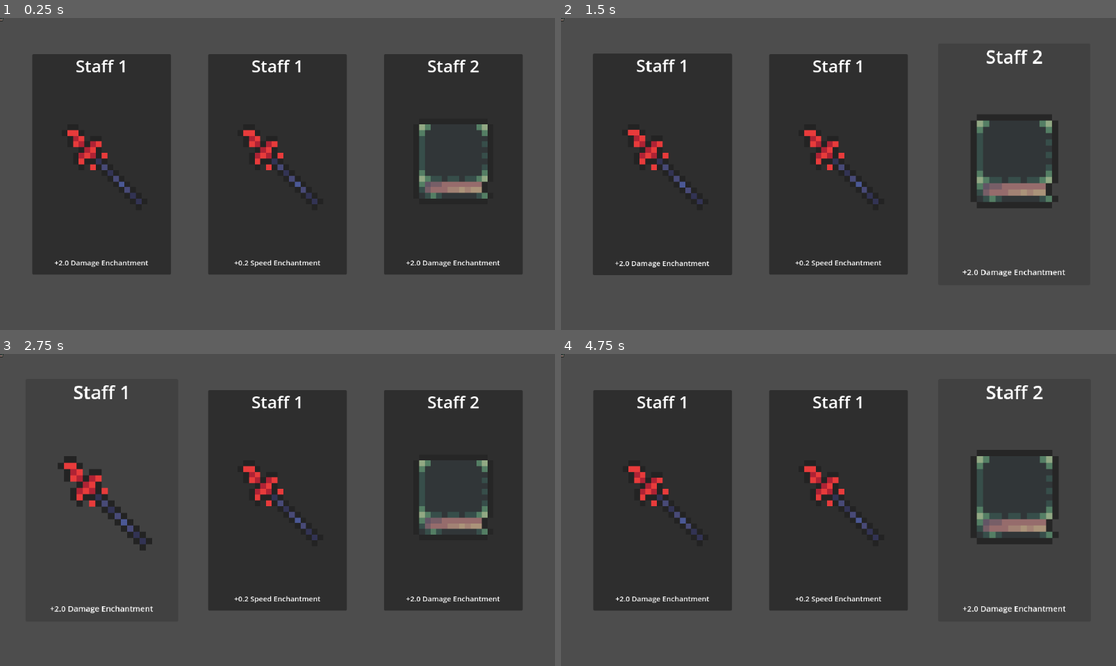
Above: before the commit, frames 1-4 (two rows, left to right).
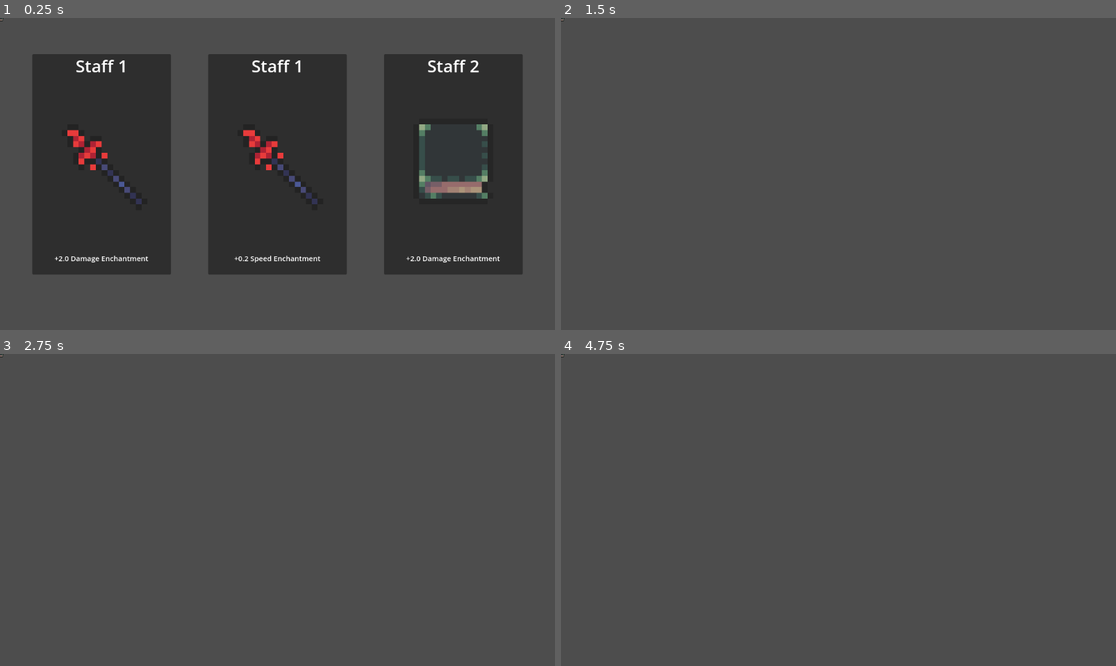
Above: after the commit, the same moments.

Repository: MadeInShineA/goose-defender
Game: Godot game, scene res://scenes/main.tscn
Two runs of this game, one before a commit and one after it. Both use one fixed random seed, a clock stepped at 60 frames per second and the inputs below.
Inputs (mouse positions are in pixels of both pictures, inside the frame that each line leads up to):
- Up to frame 1 (0.25 s): no input
- Up to frame 2 (1.5 s): click "Staff 1" at 0.5 s; click (1016, 164) at 1.25 s, where only the run before the commit has a clickable "Staff 2"
- Up to frame 3 (2.75 s): click (99, 500) at 2 s, where only the run before the commit has a clickable "Staff 1"
- Up to frame 4 (4.75 s): click (1016, 500) at 2.75 s, where only the run before the commit has a clickable "Staff 2"; click (660, 500) at 3.5 s, where only the run before the commit has a clickable "Staff 1"; click (1016, 500) at 4.25 s, where only the run before the commit has a clickable "Staff 2"

The runs differ from the first frame. In frame 1, 0.9% of the frame differs, in the area x 9-91%, y 76-80%; in frame 2, 40%, in the area x 5-91%, y 10-83%; in frame 3, 36%; in frame 4, 40%.

Commit message:
Added missing files

Diff:
--- a/scenes/enchanting_ui.tscn
+++ b/scenes/enchanting_ui.tscn
@@ -30,15 +30,13 @@
 
 [node name="SpellEnchant1" parent="GridContainer" groups=["SpellPanel"] instance=ExtResource("1_cltfj")]
 layout_mode = 2
-intensity = 0.1
-duration = 0.2
 
 [node name="SpellEnchant2" parent="GridContainer" groups=["SpellPanel"] instance=ExtResource("1_cltfj")]
 layout_mode = 2
-intensity = 0.1
-duration = 0.2
 
 [node name="SpellEnchant3" parent="GridContainer" groups=["SpellPanel"] instance=ExtResource("1_cltfj")]
 layout_mode = 2
-intensity = 0.1
-duration = 0.2
+
+[connection signal="enchant_selected" from="GridContainer/SpellEnchant1" to="." method="_on_enchant_selected"]
+[connection signal="enchant_selected" from="GridContainer/SpellEnchant2" to="." method="_on_enchant_selected"]
+[connection signal="enchant_selected" from="GridContainer/SpellEnchant3" to="." method="_on_enchant_selected"]
--- a/scenes/spell_enchant.tscn
+++ b/scenes/spell_enchant.tscn
@@ -56,10 +56,13 @@
 anchor_top = 1.0
 anchor_right = 1.0
 anchor_bottom = 1.0
-offset_top = -49.0
+offset_top = -58.0
+offset_bottom = -9.0
 grow_horizontal = 2
 grow_vertical = 0
 theme_override_font_sizes/font_size = 15
 text = "description"
 horizontal_alignment = 1
 vertical_alignment = 1
+
+[connection signal="pressed" from="Button" to="." method="_on_enchant_selected"]
